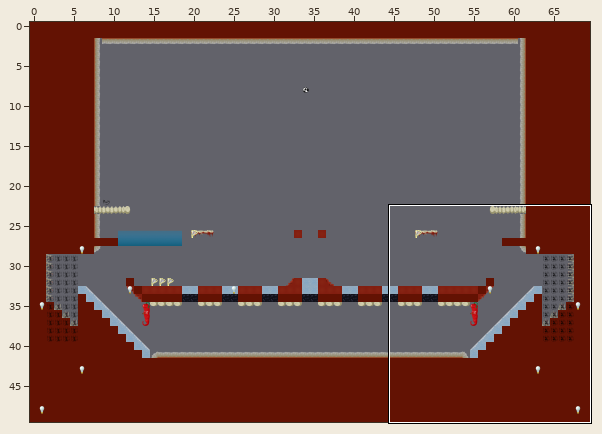
An edit to a level. Tiled map, data/assets/Maps/The_Match.tmx. Above, an overview of the earlier version with the close-up marked.
Close-up. Old version:
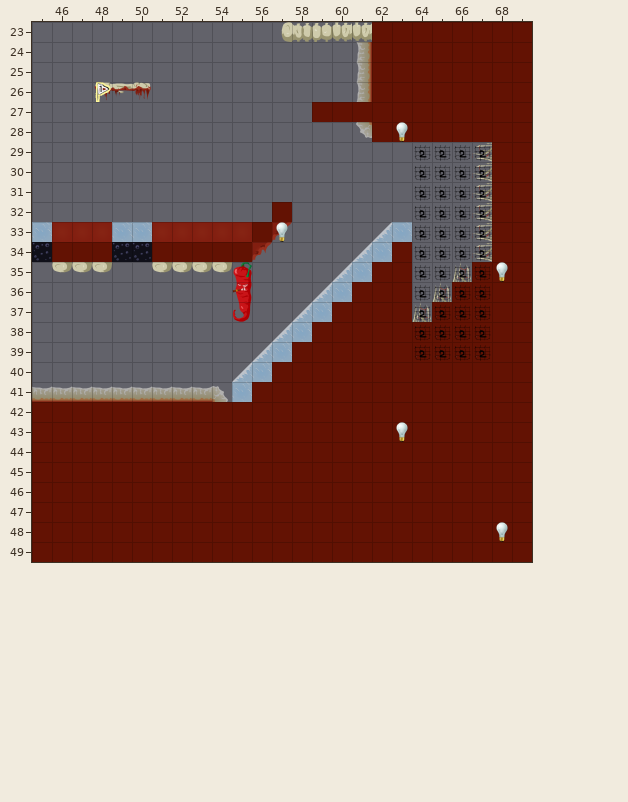
Cells are 64x64 px. Shown: x 45..69, y 23..49. The commit also changed other parts of the map, which this record leaves out.
The result:
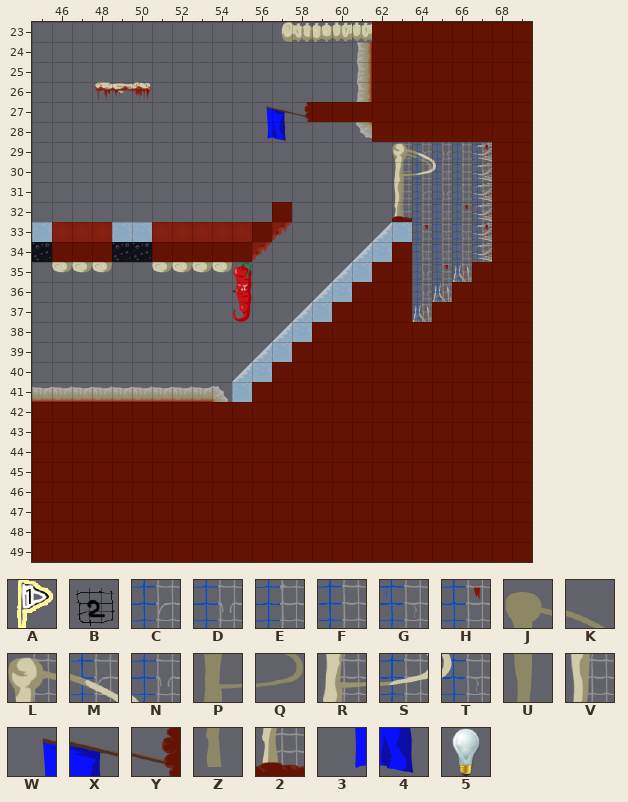
Key: from "PlatformFlags": A 0 "Zoomzoom"; from "Spawns": B 7; from "goalpost": C 21, D 22, E 23, F 29, G 30, H 31, J 32, K 33, L 34, M 35, N 36, P 40, Q 41, R 42, S 43, T 44, U 48, V 50, W 53, X 54, Y 55, Z 56, 2 58, 3 61, 4 62; from "light": 5 0.
_ is an empty cell.
Tiles of an added or newly shown layer are drawn over the layers below it.
What changed:
Layer "Background0" (added):
y 29: x 63..64 __ -> JK
y 30: x 63..64 __ -> PQ
y 31: x 63 _ -> U
y 32: x 63 _ -> Z
Layer "Foreground0" (added):
y 27: x 56..58 ___ -> WXY
y 28: x 56..57 __ -> 34
y 29: x 63..67 _____ -> LMNEH
y 30: x 63..67 _____ -> RSTED
y 31: x 63..67 _____ -> VCDEE
y 32: x 63..67 _____ -> 2FGHE
y 33: x 64..67 ____ -> HGGH
y 34: x 64..67 ____ -> GGGE
y 35: x 64..66 ___ -> DHE
y 36: x 64..65 __ -> DE
y 37: x 64 _ -> E
Layer "Flags" (now hidden):
y 26: x 48 A -> _
y 28: x 63 5 -> _
y 29..32: x 64..67 BBBB -> ____
y 33: x 57 5 -> _; x 64..67 BBBB -> ____
y 34: x 64..67 BBBB -> ____
y 35: x 64..68 BBBB5 -> _____
y 36..39: x 64..67 BBBB -> ____
y 43: x 63 5 -> _
y 48: x 68 5 -> _
